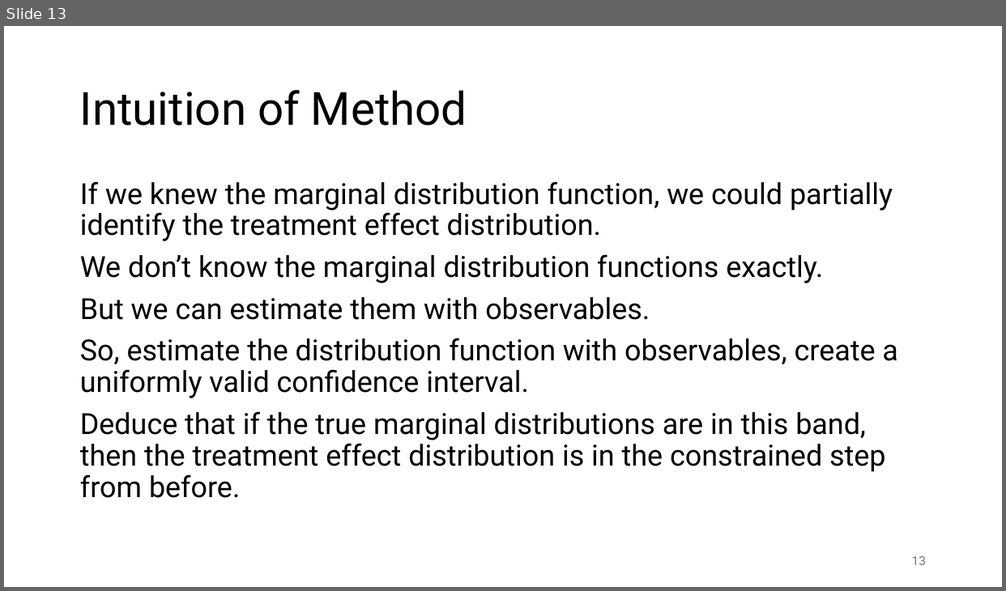
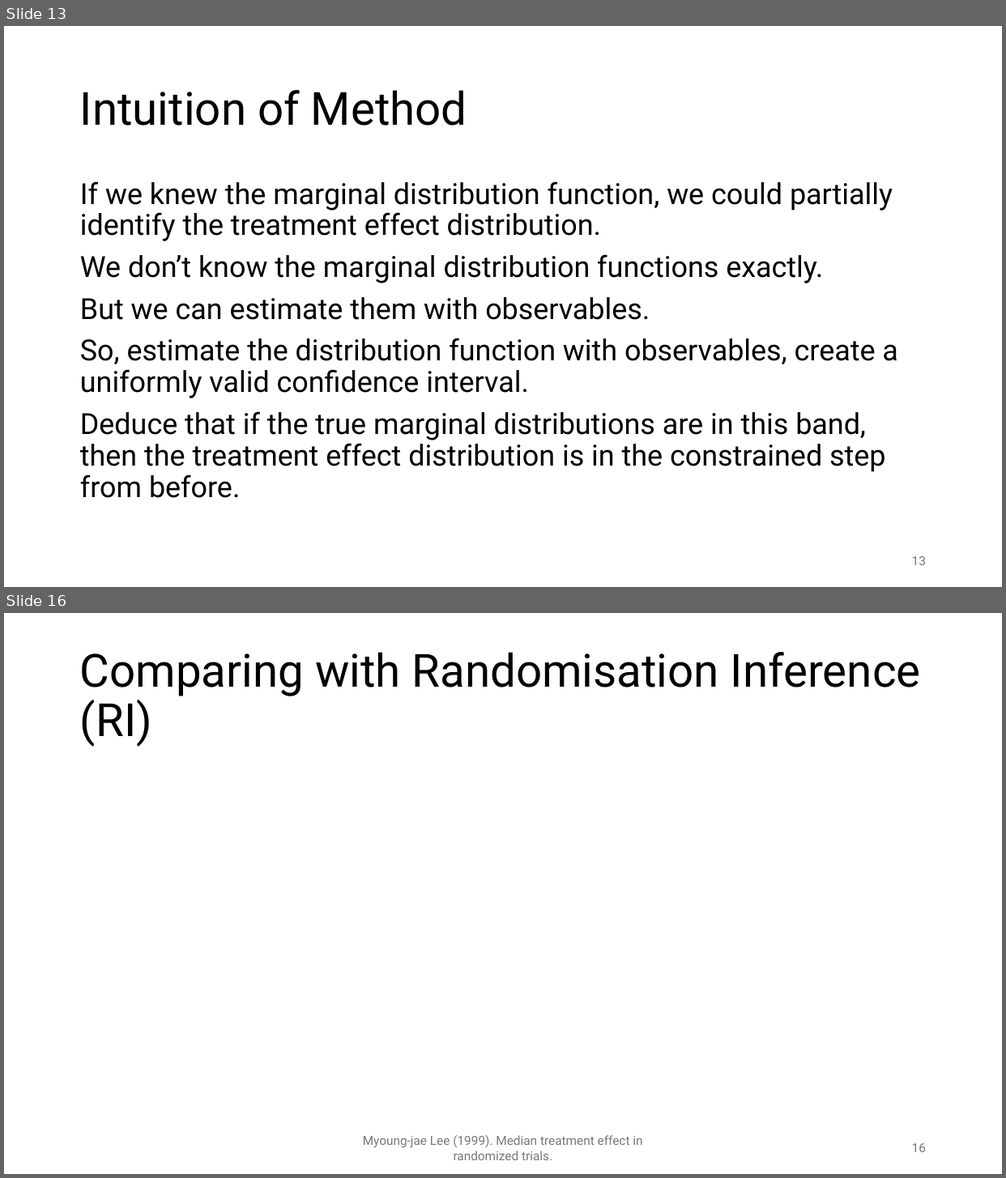
Before and after one commit to chasehmathis/dkw-ind-treat-effect, a slide deck: dkw-po-presentation.pptx. Shown one above the other, each under a label of ours: slide 13 before the commit, slides 13 and 16 after it; the slides between them are not shown. The pictures are 1006x591 and 1006x1178 pixels, drawn with LibreOffice and Linux fonts; fonts in the diff are those of the drawing. Boxes give left, top, right and bottom in pixels: in the first picture for what was removed or moved away, otherwise in the second. Text is boxed around its words. In the diff, an @@ line names an element or a change of style, - is before the commit and + after.

```diff
--- a/dkw-po-presentation.pptx
+++ b/dkw-po-presentation.pptx
@@ slide 16 added at [4, 613, 1002, 1174], background #FFFFFF @@
@@ title added at [80, 652, 921, 747], 44 pt, text #000000 @@
+Comparing with Randomisation Inference (RI)
@@ text added at [363, 1135, 642, 1161], 12 pt, text #797979 @@
+Myoung-jae Lee (1999). Median treatment effect in randomized trials.
@@ page number added at [912, 1144, 926, 1152], 12 pt, text #797979 @@
+16
```
Also in this commit, not shown: 6 other slides added, 20 other files.
